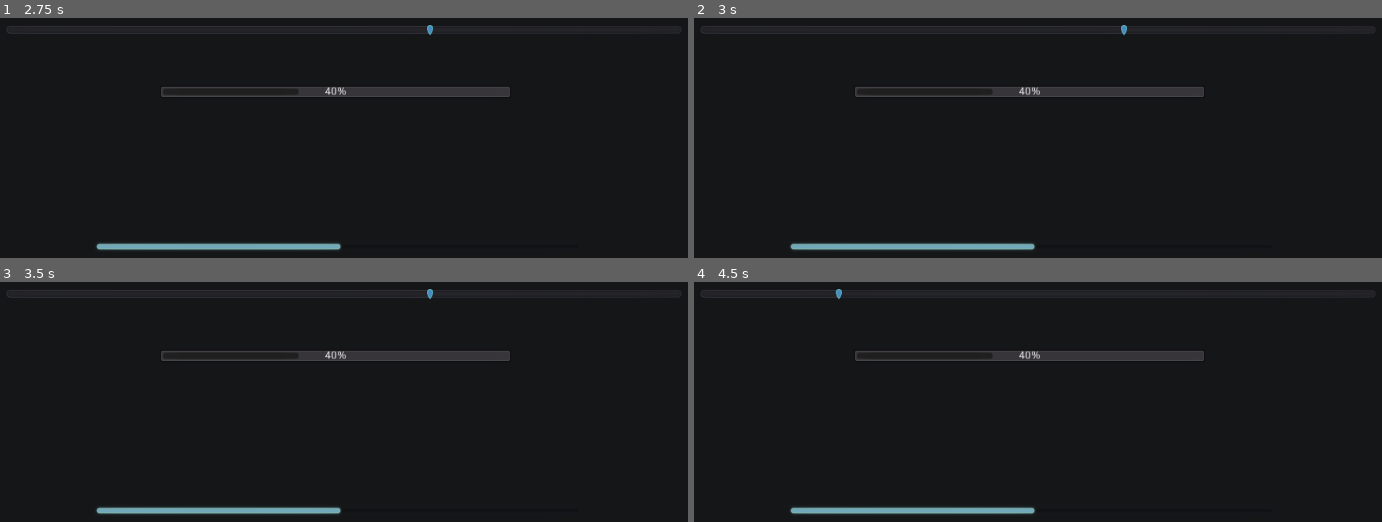
Above: before the commit, frames 1-4 (two rows, left to right).
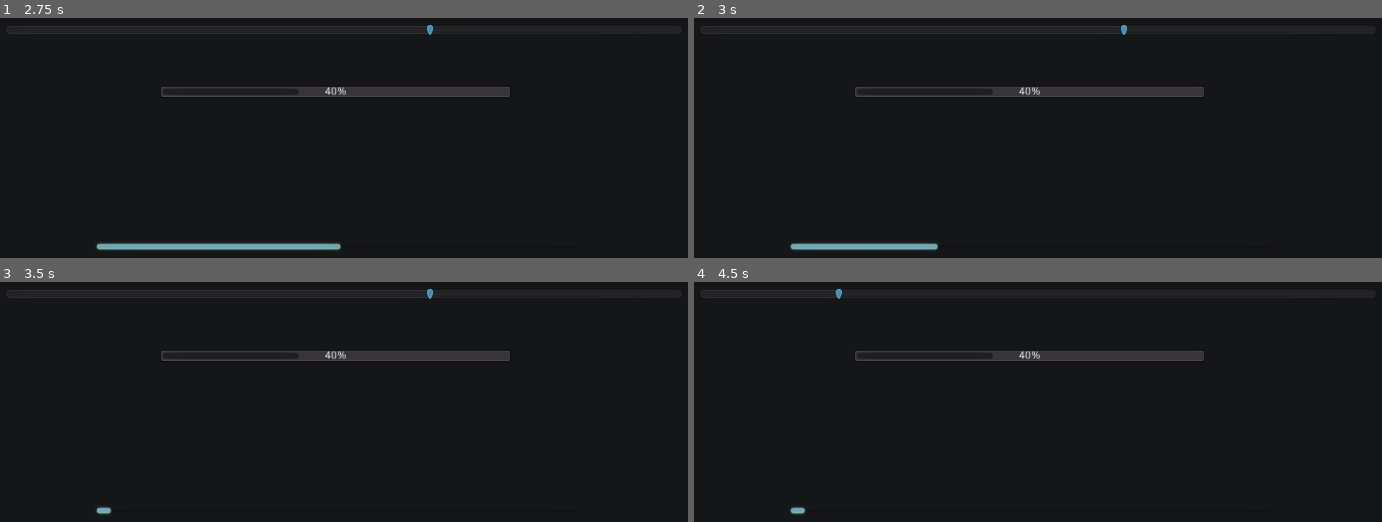
Above: after the commit, the same moments.

Repository: bluenote10/GodotExperiments
Game: Godot game, scene res://Main.tscn
Two runs of this game, one before a commit and one after it. Both use one fixed random seed, a clock stepped at 60 frames per second and the inputs below.
Inputs (mouse positions are in pixels of both pictures, inside the frame that each line leads up to):
- Up to frame 1 (2.75 s): tap Enter at 0.5, 2 s; move the mouse to (522, 123) at 0.52 s; click (522, 123) at 0.67 s; tap Space at 1.25 s; drag from (185, 169) to (309, 238) at 1.27 s; move the mouse to (426, 42) at 2.02 s; click (426, 42) at 2.17 s
- Up to frame 2 (3 s): tap Space at 2.75 s; drag from (1003, 238) to (804, 75) at 2.77 s
- Up to frame 3 (3.5 s): no input
- Up to frame 4 (4.5 s): tap Enter at 3.5 s; move the mouse to (1278, 481) at 3.52 s; click (1278, 481) at 3.67 s; tap Space at 4.25 s; drag from (804, 339) to (921, 294) at 4.27 s

Frame 1 is identical in both runs. In frame 2, 0.4% of the frame differs, in the area x 35-50%, y 93-97%; in frame 3, 1.0%, in the area x 15-50%, y 93-97%; in frame 4, 1.0%.

Commit message:
improved progressbar by adding signal handling + getter/setter

Diff:
--- a/ProgressBar/CustomProgressBar.gd
+++ b/ProgressBar/CustomProgressBar.gd
@@ -3,7 +3,9 @@
 export var texture_h_border := 8
 export var texture_w_border := 6
 
-export var value := 0.5
+export var progress := 0.5 setget set_progress, get_progress
+
+signal progress_change_request(progress)
 
 onready var nine_patch_bg := $Background as NinePatchRect
 onready var nine_patch_fg := $Foreground as NinePatchRect
@@ -23,6 +25,43 @@
         NOTIFICATION_RESIZED:
             resize_fg_to_current_value()
 
+func _gui_input(event):
+    # print("_gui_input: ", event)
+    # print(event.is_pressed())
+    # print(Input.is_mouse_button_pressed(1))
+
+    var is_press = event is InputEventMouseButton and event.is_pressed()
+    var is_drag = event is InputEventMouseMotion and Input.is_mouse_button_pressed(1)
+
+    if is_press or is_drag:
+        var x = event.position.x
+
+        var total_width = rect_size.x
+        var available_width = total_width - 2.0 * texture_w_border
+
+        progress = (x - texture_w_border) / available_width
+
+        if progress < 0.0:
+            progress = 0.0
+        elif progress > 1.0:
+            progress = 1.0
+
+        resize_fg_to_current_value()
+        emit_signal("progress_change_request", progress)
+        # if event.is_pressed() needed?
+
+    # Pros/cons of calling this?
+    accept_event()
+
+
+func get_progress():
+    return progress
+
+
+func set_progress(value):
+    progress = value
+    resize_fg_to_current_value()
+
 
 func setup_nine_patch_rect(nine_patch: NinePatchRect):
     nine_patch.patch_margin_left = texture_w_border
@@ -35,9 +74,9 @@
 
 
 func resize_fg_to_current_value():
-    var total_width = get_size().x
+    var total_width = rect_size.x
     var available_width = total_width - 2.0 * texture_w_border
-    nine_patch_fg.margin_right = - (1.0 - value) * available_width
+    nine_patch_fg.margin_right = - (1.0 - progress) * available_width
 
 
 """
--- /dev/null
+++ b/ProgressBar/Main.gd
@@ -0,0 +1,5 @@
+extends Control
+
+
+func _on_Control_progress_change_request(progress):
+    print("progress_change_request: ", progress)
--- a/ProgressBar/Main.tscn
+++ b/ProgressBar/Main.tscn
@@ -1,10 +1,12 @@
-[gd_scene load_steps=2 format=2]
+[gd_scene load_steps=3 format=2]
 
 [ext_resource path="res://CustomProgressBar.tscn" type="PackedScene" id=1]
+[ext_resource path="res://Main.gd" type="Script" id=2]
 
 [node name="Control" type="Control"]
 anchor_right = 1.0
 anchor_bottom = 1.0
+script = ExtResource( 2 )
 __meta__ = {
 "_edit_use_anchors_": false
 }
@@ -45,3 +47,4 @@
 margin_top = 397.0
 margin_right = -214.0
 margin_bottom = -139.0
+[connection signal="progress_change_request" from="Control" to="." method="_on_Control_progress_change_request"]
